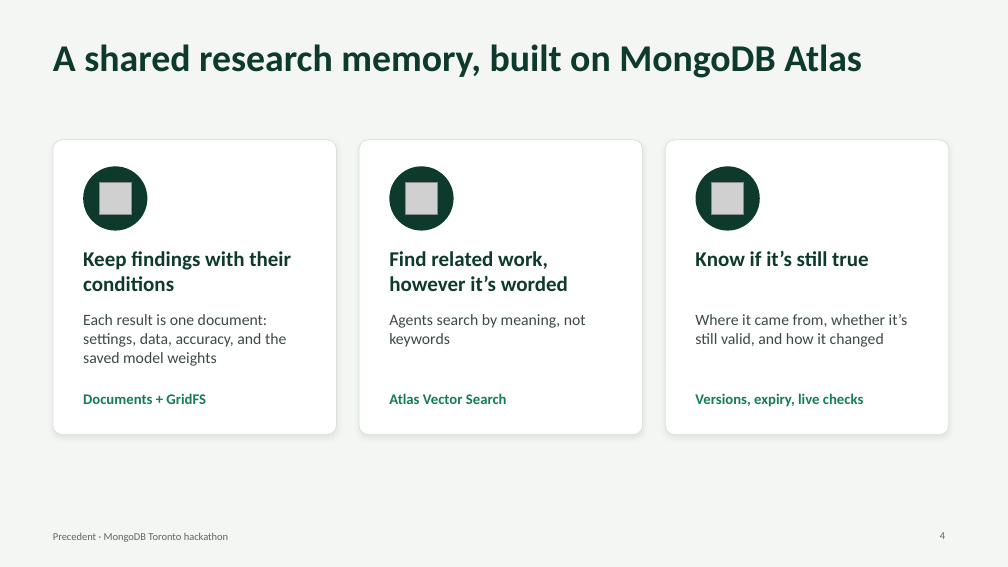
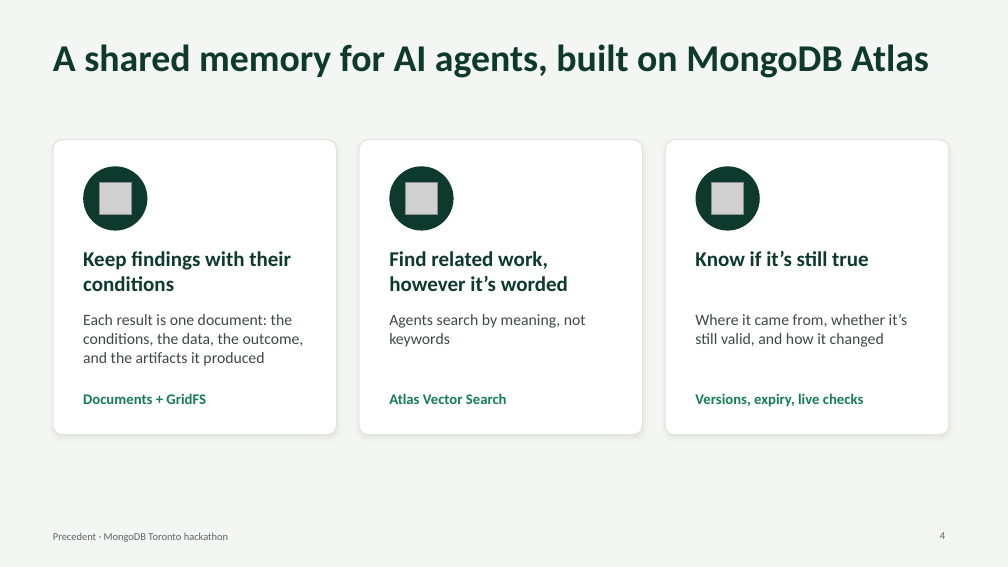
Before and after one commit to SalmaRoshdy-YG/Hackathon-project, a slide deck: slide 4 of docs/deck/precedent-deck.pptx. Drawn at 1008x567 pixels with LibreOffice and Linux fonts; fonts in the diff are those of the drawing; grey boxes stand for pictures. Boxes give left, top, right and bottom in pixels: in the first picture for what was removed or moved away, otherwise in the second. Text is boxed around its words. In the diff, an @@ line names an element or a change of style, - is before the commit and + after.

```diff
--- a/docs/deck/precedent-deck.pptx
+++ b/docs/deck/precedent-deck.pptx
@@ title at (53,44,929,78): text changed @@
-A shared research memory, built on MongoDB Atlas
+A shared memory for AI agents, built on MongoDB Atlas
@@ text at (83,314,304,366): text changed @@
-Each result is one document: settings, data, accuracy, and the saved model weights
+Each result is one document: the conditions, the data, the outcome, and the artifacts it produced
```
Also in this commit, not shown: 9 other slides changed.
